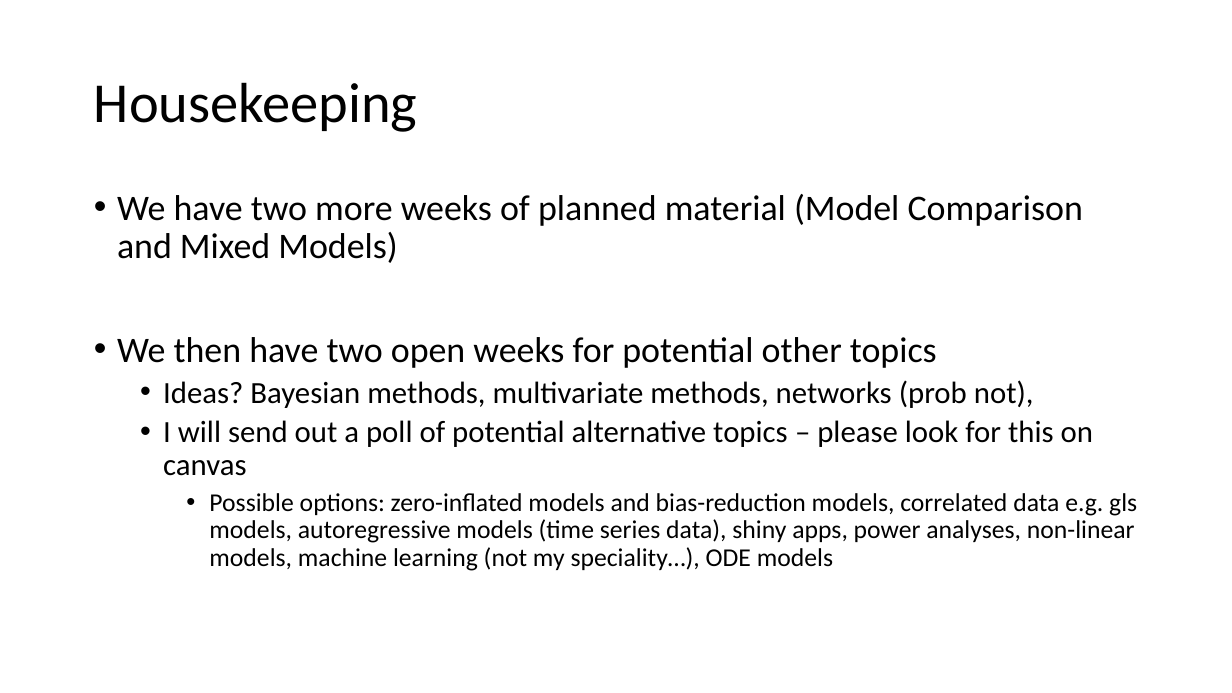
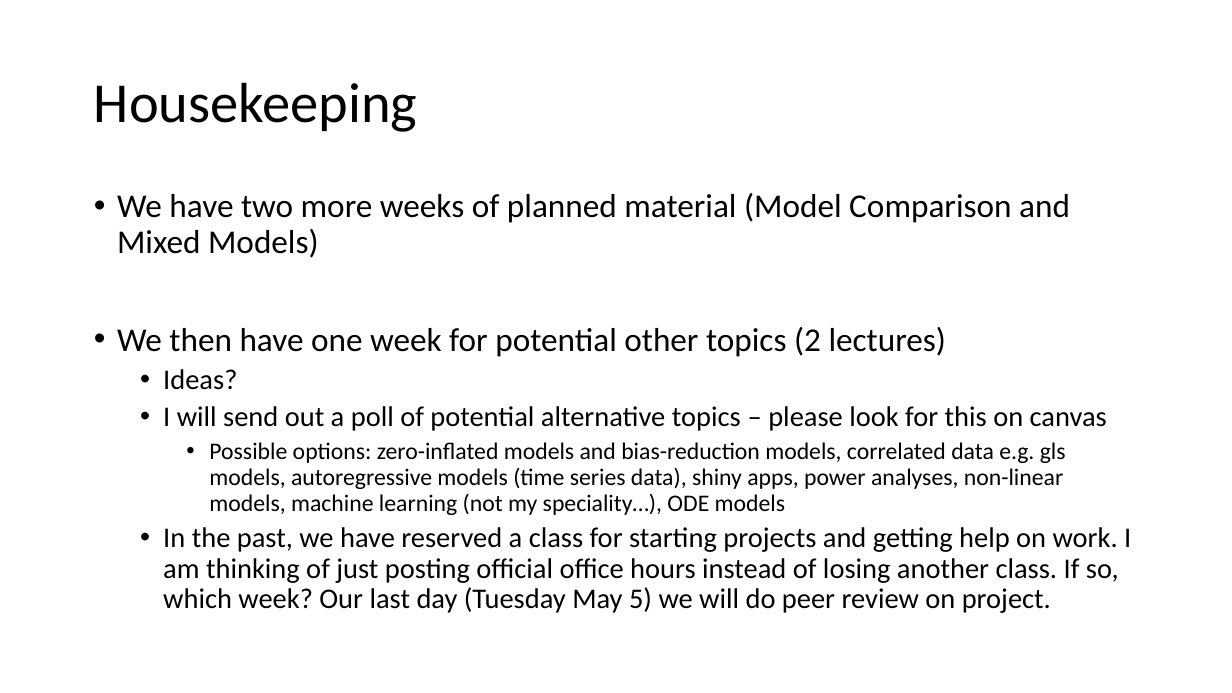
Before and after one commit to VTQuantMethodsEEB/klangwig, a slide deck: slide 2 of lectures/le10_glms.pptx. Drawn at 1232x693 pixels with LibreOffice and Linux fonts; fonts in the diff are those of the drawing. Boxes give left, top, right and bottom in pixels: in the first picture for what was removed or moved away, otherwise in the second. Text is boxed around its words. In the diff, an @@ line names an element or a change of style, - is before the commit and + after.

Commit message:
sending week 10

```diff
--- a/lectures/le10_glms.pptx
+++ b/lectures/le10_glms.pptx
@@ text at (117, 193, 1107, 515): size 28 to 25.9 pt in "We have two more weeks of planned ..."; size 24 to 22.2 pt in "I will send out a poll of ..."; size 20 to 18.5 pt in "Possible options: zero-inflated models and bias-reduction mo ..." @@
@@ text at (117, 327, 947, 390): text changed; size 24 to 25.9 pt @@
-• We then have two open weeks for potential other topics
-  • Ideas? Bayesian methods, multivariate methods, networks (prob not),
+• We then have one week for potential other topics (2 lectures)
+  • Ideas?
@@ text at (163, 527, 1131, 613): paragraph added @@
+  • In the past, we have reserved a class for starting projects and getting help on work. I am thinking of just posting official office hours instead of losing another class. If so, which week? Our last day (Tuesday May 5) we will do peer review on project.
```
Also in this commit, not shown: 4 other slides changed, 1 slide added, 2 other files.
